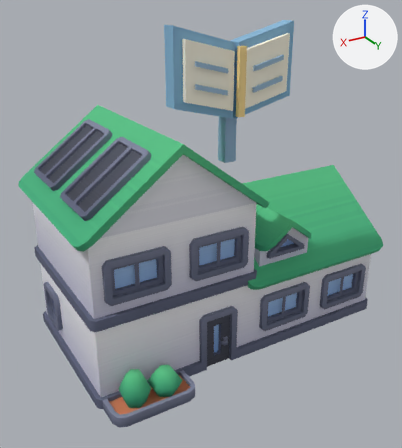
Before and after pictures for a commit that changed the glTF model public/models/kenney-landmarks/school.glb.
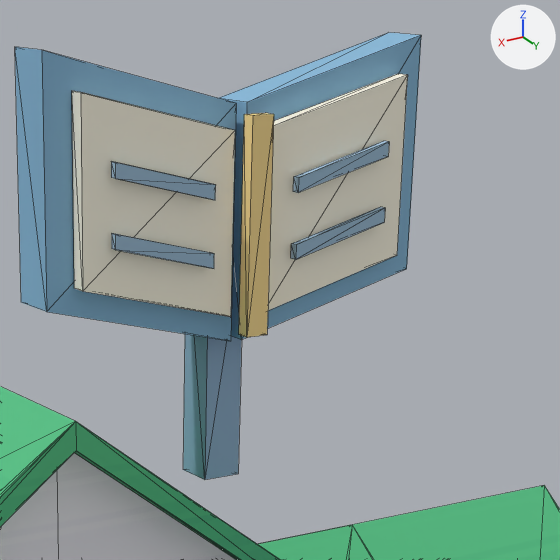
The first picture shows the older version from a camera (50 mm lens) standing at (3.48, 5.37, 4.0) and looking at (0.29, 0.07, 1.35). The close-ups show the older and then the newer version on the part from 40% to 84% of the width and 2% to 42% of the height of that picture. Only the edits that show in the close-ups are written down. Lighting does not change. The marker at upper right points along +X, +Y and +Z. The close-ups show mesh edges as thin lines. Where no turn or scale is listed for an object, it has been applied to the vertices. Vertices at exactly the same position are counted once.

Objects in the first close-up: 'Project addition blue open-book cover', 'Project addition blue open-book cover.001', 'Project addition blue page reading line', 'Project addition blue page reading line.001', 'Project addition blue page reading line.002', 'Project addition blue page reading line.003', 'Project addition book sign support', 'Project addition cream open-book page', 'Project addition cream open-book page.001', 'Project addition gold book spine', 'building-type-b'.
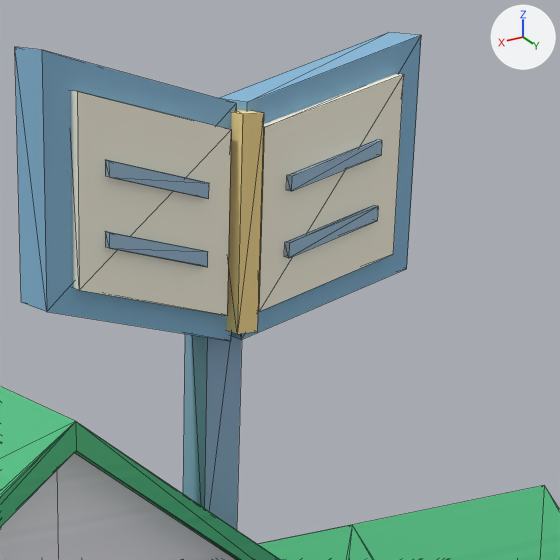
What differs and where, as boxes (x1, y1, x2, y2) in the close-ups (560 x 560 px):
'Project addition cream open-book page.001', moved
    before: (72, 91, 235, 317)
    after: (71, 91, 231, 316)
'Project addition cream open-book page', moved
    before: (268, 74, 408, 310)
    after: (258, 74, 404, 312)
'Project addition book sign support', reshaped (34% taller)
    before: (183, 334, 241, 480)
    after: (183, 334, 241, 530)
'Project addition gold book spine', moved, rescaled
    before: (239, 113, 274, 337)
    after: (226, 110, 264, 334)
'Project addition blue page reading line', moved
    before: (293, 141, 389, 193)
    after: (287, 140, 382, 191)
'Project addition blue page reading line.001', moved
    before: (291, 207, 385, 260)
    after: (285, 206, 378, 258)
'Project addition blue page reading line.002', moved
    before: (111, 161, 216, 200)
    after: (105, 160, 209, 199)
'Project addition blue page reading line.003', moved
    before: (112, 233, 214, 269)
    after: (106, 232, 208, 267)

Diff of the bpy script that builds the scene:
```diff
--- a/public/models/kenney-landmarks/school.glb.py
+++ b/public/models/kenney-landmarks/school.glb.py
@@ me_book_sign_support @@
-me_book_sign_support.from_pydata(...)  # 8 vertices, 12 faces; spans x 0.335..0.465, y 0.695..0.825, z 2.34..3.14
+me_book_sign_support.from_pydata(...)  # 8 vertices, 12 faces; spans x 0.335..0.465, y 0.695..0.825, z 2.081..3.14
+# me_book_sign_support part 1
+for i in [*range(2, 6)]: me_book_sign_support.vertices[i].co += Vector((0.0, 0.0, -0.259))
 me_book_sign_support.materials.append(mat_project_sign__466b99)
@@ me_cream_open_book_page @@
-me_cream_open_book_page.from_pydata(...)  # 8 vertices, 12 faces; spans x -0.18..0.34, y 0.895..0.945, z 2.89..3.57
+me_cream_open_book_page.from_pydata(...)  # 8 vertices, 12 faces; spans x -0.18..0.34, y 0.875..0.925, z 2.89..3.57
+# me_cream_open_book_page part 2: the whole mesh is moved by (0.0, -0.02, 0.0)
 me_cream_open_book_page.materials.append(mat_project_sign__fff4cc)
@@ me_cream_open_book_page_001 @@
-me_cream_open_book_page_001.from_pydata(...)  # 8 vertices, 12 faces; spans x 0.46..0.98, y 0.895..0.945, z 2.89..3.57
+me_cream_open_book_page_001.from_pydata(...)  # 8 vertices, 12 faces; spans x 0.46..0.98, y 0.875..0.925, z 2.89..3.57
+# me_cream_open_book_page_001 part 3: the whole mesh is moved by (0.0, -0.02, 0.0)
 me_cream_open_book_page_001.materials.append(mat_project_sign__fff4cc)
@@ me_blue_page_reading_line @@
-me_blue_page_reading_line.from_pydata(...)  # 8 vertices, 12 faces; spans x -0.09..0.25, y 0.957..0.983, z 3.25..3.38
+me_blue_page_reading_line.from_pydata(...)  # 8 vertices, 12 faces; spans x -0.09..0.25, y 0.923..0.947, z 3.25..3.38
+# me_blue_page_reading_line part 4: the whole mesh is moved by (0.0, -0.035, 0.0)
 me_blue_page_reading_line.materials.append(mat_project_sign__5683ab)
@@ me_blue_page_reading_line_001 @@
-me_blue_page_reading_line_001.from_pydata(...)  # 8 vertices, 12 faces; spans x -0.09..0.25, y 0.957..0.983, z 3.05..3.18
+me_blue_page_reading_line_001.from_pydata(...)  # 8 vertices, 12 faces; spans x -0.09..0.25, y 0.923..0.947, z 3.05..3.18
+# me_blue_page_reading_line_001 part 5: the whole mesh is moved by (0.0, -0.035, 0.0)
 me_blue_page_reading_line_001.materials.append(mat_project_sign__5683ab)
@@ me_blue_page_reading_line_002 @@
-me_blue_page_reading_line_002.from_pydata(...)  # 8 vertices, 12 faces; spans x 0.55..0.89, y 0.957..0.983, z 3.25..3.38
+me_blue_page_reading_line_002.from_pydata(...)  # 8 vertices, 12 faces; spans x 0.55..0.89, y 0.923..0.947, z 3.25..3.38
+# me_blue_page_reading_line_002 part 6: the whole mesh is moved by (0.0, -0.035, 0.0)
 me_blue_page_reading_line_002.materials.append(mat_project_sign__5683ab)
@@ me_blue_page_reading_line_003 @@
-me_blue_page_reading_line_003.from_pydata(...)  # 8 vertices, 12 faces; spans x 0.55..0.89, y 0.957..0.983, z 3.05..3.18
+me_blue_page_reading_line_003.from_pydata(...)  # 8 vertices, 12 faces; spans x 0.55..0.89, y 0.923..0.947, z 3.05..3.18
+# me_blue_page_reading_line_003 part 7: the whole mesh is moved by (0.0, -0.035, 0.0)
 me_blue_page_reading_line_003.materials.append(mat_project_sign__5683ab)
@@ me_gold_book_spine @@
-me_gold_book_spine.from_pydata(...)  # 8 vertices, 12 faces; spans x 0.363..0.438, y 0.957..1.003, z 2.835..3.485
+me_gold_book_spine.from_pydata(...)  # 8 vertices, 12 faces; spans x 0.363..0.438, y 0.77..0.95, z 2.835..3.485
+# me_gold_book_spine part 8: the whole mesh is scaled about its middle by (1, 4, 1), then moved by (0.0, -0.12, 0.0)
 me_gold_book_spine.materials.append(mat_project_sign__f4b94c)
```
